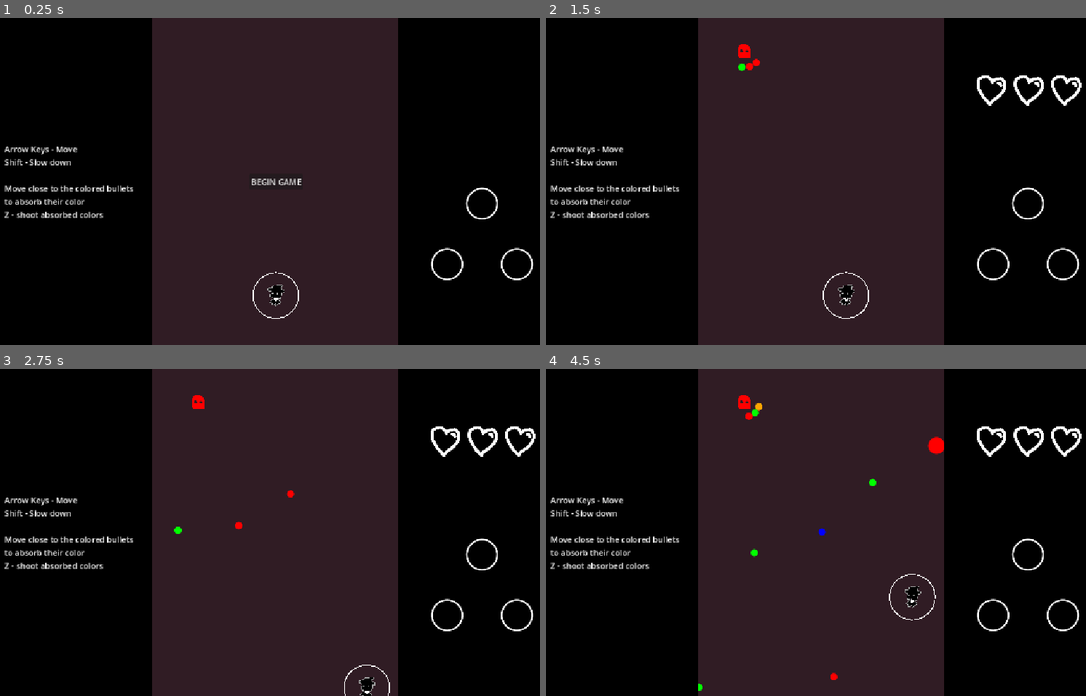
Above: before the commit, frames 1-4 (two rows, left to right).
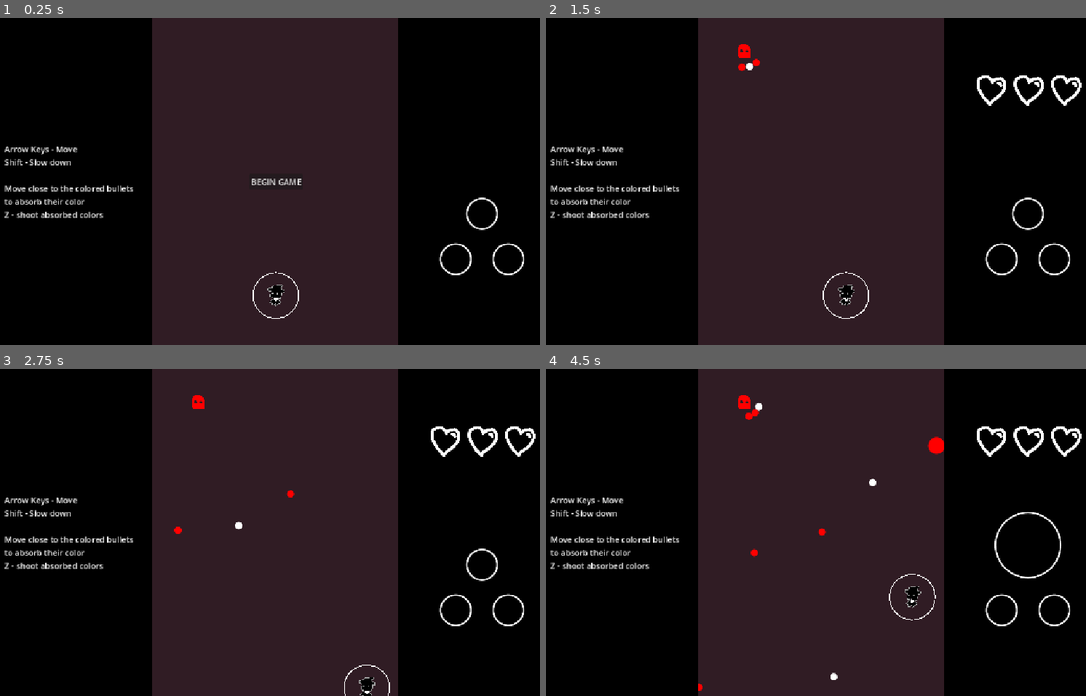
Above: after the commit, the same moments.

Repository: piksalchaos/bullet-hell
Game: Godot game, scene res://scenes/game.tscn
The game is run twice, just before and just after one commit, with the same random seed, the same clock (stepped at 60 frames per second) and the same inputs.
Inputs:
- Up to frame 1 (0.25 s): no input
- Up to frame 2 (1.5 s): click "BEGIN GAME" at 0.5 s; tap Enter at 1.25 s; hold Right (right) from 1.28 s (still down); hold Z (shoot) from 1.28 s (still down)
- Up to frame 3 (2.75 s): release Right (right) at 2.03 s; release Z (shoot) at 2.03 s; hold Down (down) from 2.03 s (still down); tap Z (shoot) at 2.1 s
- Up to frame 4 (4.5 s): release Down (down) at 2.78 s; hold Right (right) 2.78-3.53 s; hold Shift (slow) 2.78-3.53 s; tap Z (shoot) at 3.05, 3.6 s; hold Up (up) 3.53-4.28 s; hold Left (left) from 4.28 s (still down); hold Z (shoot) from 4.28 s (still down)

The runs differ from the first frame. In frame 1, 0.7% of the frame differs, in the area x 79-99%, y 51-81%; in frame 2, 0.7%; in frame 3, 0.7%; in frame 4, 1.0%, in the area x 28-99%, y 10-99%.

Commit message:
primary color palette is now animated!

Diff:
--- a/scenes/entities/enemies/ghost_enemy.gd
+++ b/scenes/entities/enemies/ghost_enemy.gd
@@ -42,8 +42,7 @@
 		var bullet = GHOST_BULLET.instantiate()
 		bullet.position = position
 		bullet.rotation = (Globals.player_position - position).angle() + PI*0.15*(i - 1)
-		#bullet.initial_color_id = Globals.COLOR_ID.WHITE if white_bullet_index == i else Globals.COLOR_ID.RED
-		bullet.initial_color_id = randi_range(0, 5)
+		bullet.initial_color_id = Globals.COLOR_ID.WHITE if white_bullet_index == i else Globals.COLOR_ID.RED
 		Globals.bullet_container.add_child(bullet)
 
 func _on_exit_timer_timeout() -> void:
--- a/scenes/entities/enemies/ghost_enemy.tscn
+++ b/scenes/entities/enemies/ghost_enemy.tscn
@@ -11,9 +11,6 @@
 
 [node name="GhostEnemy" type="Node2D"]
 script = ExtResource("1_h5v6m")
-starting_position = null
-initial_color_id = null
-exit_time = null
 
 [node name="Sprite2D" type="Sprite2D" parent="."]
 scale = Vector2(0.3, 0.3)
--- a/scenes/gui/palette/palette.gd
+++ b/scenes/gui/palette/palette.gd
@@ -1,13 +1,12 @@
 extends Control
 
-const CENTER_DISTANCE = 80.0
-const SELECTED_CENTER_DISTANCE = 140.0
+const CENTER_DISTANCE = 60.0
+const SELECTED_CENTER_DISTANCE = 100.0
 const RADIUS = 30.0
 const SELECTED_RADIUS = 65.0
 const TWEEN_DURATION = 0.35
 
 const PALETTE_COLOR = preload("uid://cnfbbe0r3do7e")
-#var selected_color_id: int = 0
 var selected_primary_color_index: int = 0
 var rotation_factor: int = 0
 
@@ -25,29 +24,33 @@
 	get_child(primary_color_index).percentage = percentage
 
 func _on_selected_color_changed(primary_color_index):
+	var primary_color_count = Globals.PRIMARY_COLORS.size()
+	var cw_offset = (primary_color_index - selected_primary_color_index + primary_color_count) % primary_color_count
+	var ccw_offset = (selected_primary_color_index - primary_color_index + primary_color_count) % primary_color_count
+	if ccw_offset < cw_offset:
+		rotation_factor += ccw_offset
+	else:
+		rotation_factor -= cw_offset
+
 	var tween = get_tree().create_tween()
-	var primary_color_count = Globals.PRIMARY_COLORS.size()
-	##rotation_factor +=
-	#var offset = (primary_color_index + offset) % primary_color_count
+	tween.tween_property(self, "rotation", rotation_factor * PI*(2.0/3), TWEEN_DURATION) \
+		.set_ease(Tween.EASE_OUT).set_trans(Tween.TRANS_QUAD)
+	tween.set_parallel()
+
+	var selected_color = get_child(primary_color_index)
+	var previous_selected_color = get_child(selected_primary_color_index)
 	#
-	#tween.tween_property(self, "rotation", rotation_factor * PI/3, TWEEN_DURATION) \
-		#.set_ease(Tween.EASE_OUT).set_trans(Tween.TRANS_QUAD)
-	#tween.set_parallel()
-	#
-	#var selected_color = get_child(color_id)
-	#var previous_selected_color = get_child(selected_color_id)
-	#
-	#tween.tween_property(selected_color, "radius", SELECTED_RADIUS, TWEEN_DURATION) \
-		#.set_ease(Tween.EASE_OUT).set_trans(Tween.TRANS_QUAD)
-	#tween.tween_property(selected_color, "position", selected_color.position.normalized() * SELECTED_CENTER_DISTANCE, TWEEN_DURATION) \
-		#.set_ease(Tween.EASE_OUT).set_trans(Tween.TRANS_QUAD)
-	#
-	#if color_id != selected_color_id:
-		#var other_tween = get_tree().create_tween()
-		#other_tween.tween_property(previous_selected_color, "radius", RADIUS, TWEEN_DURATION) \
-			#.set_ease(Tween.EASE_OUT).set_trans(Tween.TRANS_QUAD)
-		#other_tween.set_parallel()
-		#other_tween.tween_property(previous_selected_color, "position", previous_selected_color.position.normalized() * CENTER_DISTANCE, TWEEN_DURATION) \
-			#.set_ease(Tween.EASE_OUT).set_trans(Tween.TRANS_QUAD)
-	#
-	#selected_color_id = color_id
+	tween.tween_property(selected_color, "radius", SELECTED_RADIUS, TWEEN_DURATION) \
+		.set_ease(Tween.EASE_OUT).set_trans(Tween.TRANS_QUAD)
+	tween.tween_property(selected_color, "position", selected_color.position.normalized() * SELECTED_CENTER_DISTANCE, TWEEN_DURATION) \
+		.set_ease(Tween.EASE_OUT).set_trans(Tween.TRANS_QUAD)
+
+	if primary_color_index != selected_primary_color_index:
+		var other_tween = get_tree().create_tween()
+		other_tween.tween_property(previous_selected_color, "radius", RADIUS, TWEEN_DURATION) \
+			.set_ease(Tween.EASE_OUT).set_trans(Tween.TRANS_QUAD)
+		other_tween.set_parallel()
+		other_tween.tween_property(previous_selected_color, "position", previous_selected_color.position.normalized() * CENTER_DISTANCE, TWEEN_DURATION) \
+			.set_ease(Tween.EASE_OUT).set_trans(Tween.TRANS_QUAD)
+
+	selected_primary_color_index = primary_color_index
